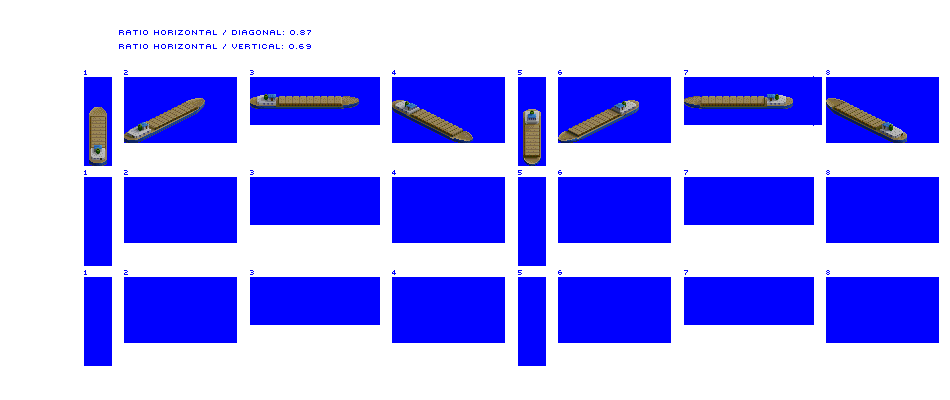
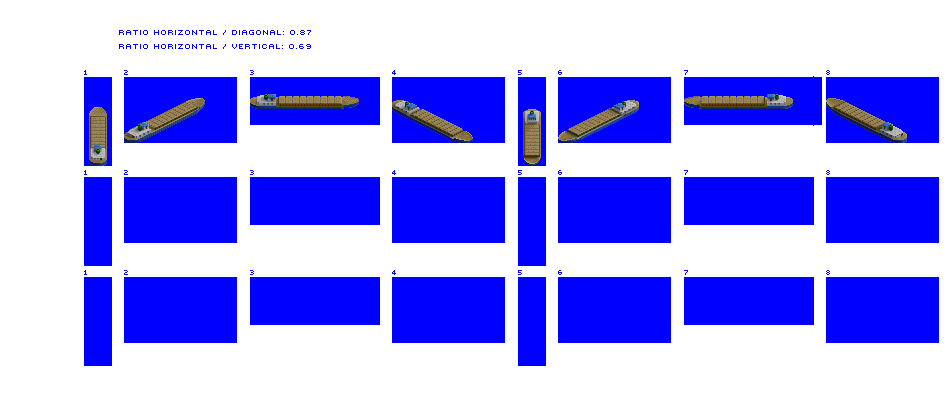
Revision of a layered w=950, h=400 image; what changed, layer by layer:
painted on "River Boat" over bbox(148, 100, 883, 135)
